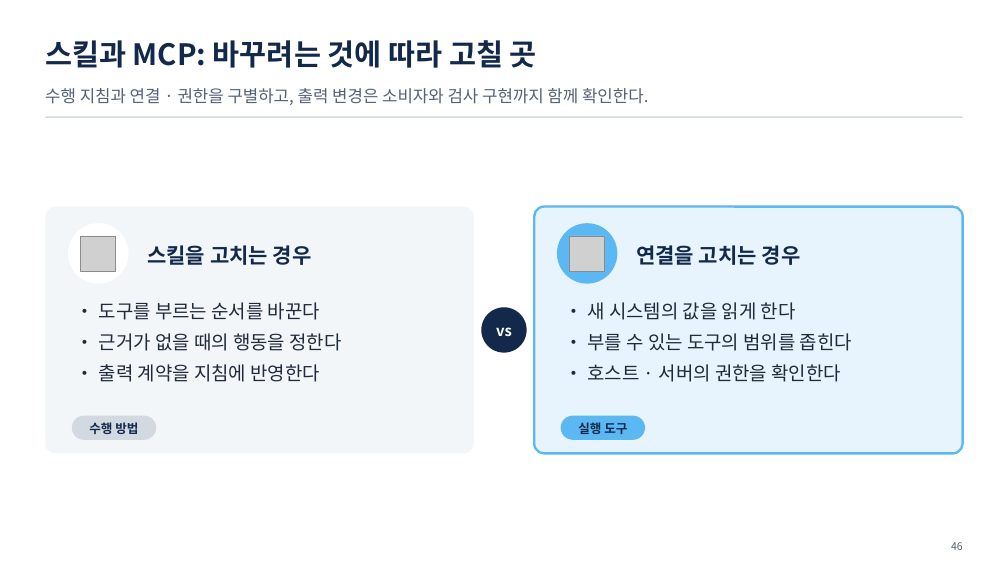
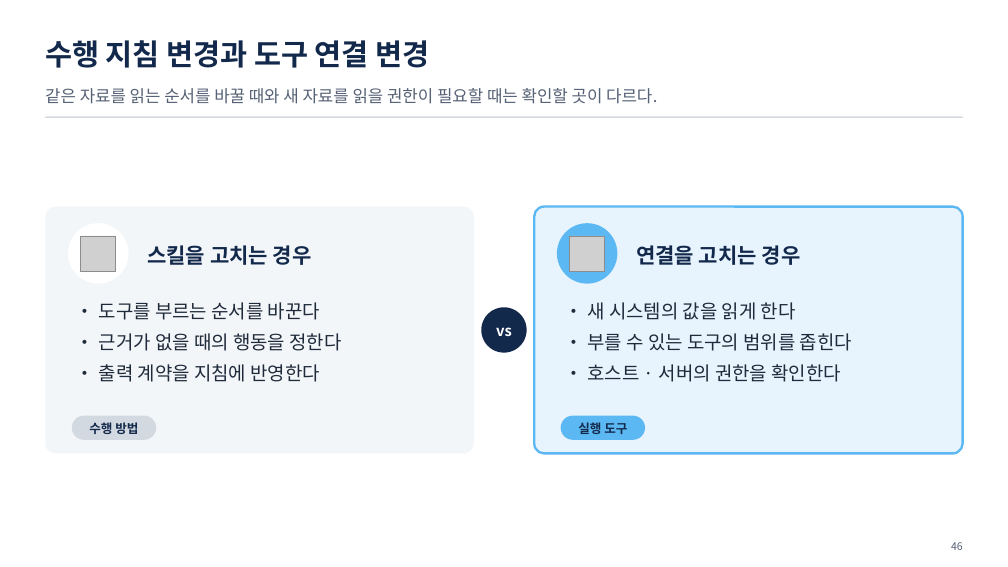
Before and after one commit to uengine-oss/hyd-iot-edu, a slide deck: slide 46 of workspace/강의제작/산출물/통합반/이론/08회차/통합반_08일차.pptx. Drawn at 1008x567 pixels with LibreOffice and Linux fonts; fonts in the diff are those of the drawing; grey boxes stand for pictures. Boxes give left, top, right and bottom in pixels: in the first picture for what was removed or moved away, otherwise in the second. Text is boxed around its words. In the diff, an @@ line names an element or a change of style, - is before the commit and + after.

```diff
--- a/workspace/강의제작/산출물/통합반/이론/08회차/통합반_08일차.pptx
+++ b/workspace/강의제작/산출물/통합반/이론/08회차/통합반_08일차.pptx
@@ text at (45, 40, 430, 68): text changed @@
-스킬과 MCP: 바꾸려는 것에 따라 고칠 곳
+수행 지침 변경과 도구 연결 변경
@@ text at (45, 88, 657, 104): text changed @@
-수행 지침과 연결 · 권한을 구별하고, 출력 변경은 소비자와 검사 구현까지 함께 확인한다.
+같은 자료를 읽는 순서를 바꿀 때와 새 자료를 읽을 권한이 필요할 때는 확인할 곳이 다르다.
```
Also in this commit, not shown: 9 other slides changed, 6 other files.
